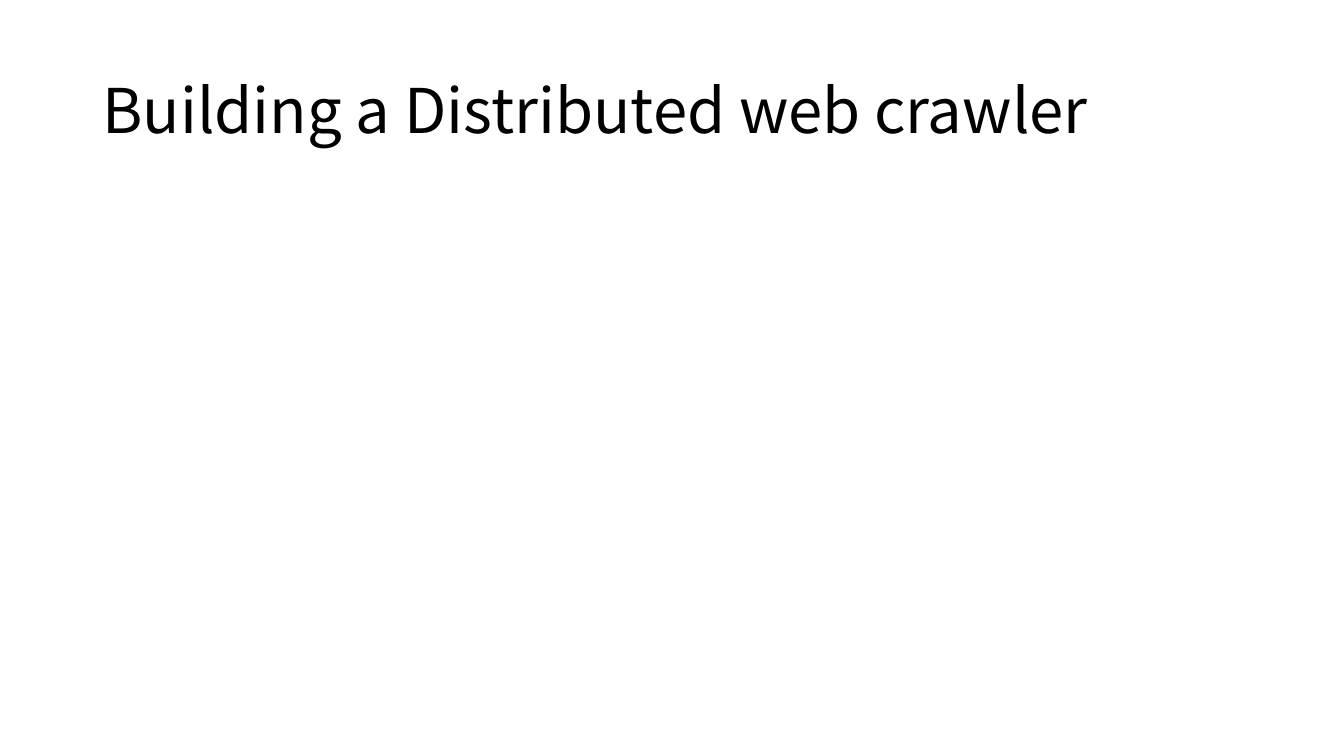
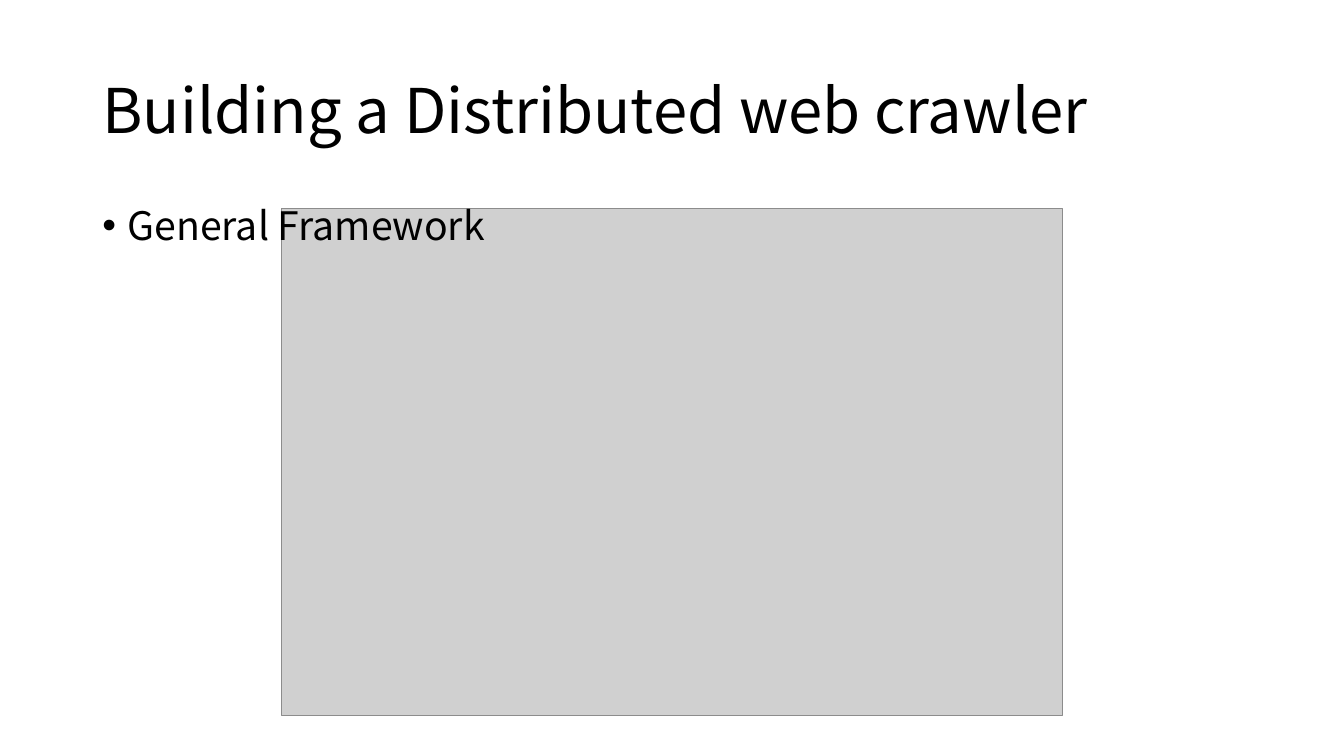
Before and after one commit to GUZiGit/INF558Group, a slide deck: slide 4 of Documents/FinalPresentation/finalPre.pptx (slide 3 before the commit). Drawn at 1344x756 pixels with LibreOffice and Linux fonts; fonts in the diff are those of the drawing; grey boxes stand for pictures. Boxes give left, top, right and bottom in pixels: in the first picture for what was removed or moved away, otherwise in the second. Text is boxed around its words. In the diff, an @@ line names an element or a change of style, - is before the commit and + after.

```diff
--- a/Documents/FinalPresentation/finalPre.pptx
+++ b/Documents/FinalPresentation/finalPre.pptx
@@ text added at [128, 200, 485, 251], 28 pt, text #000000 @@
+• General Framework
@@ picture added at [282, 209, 1063, 716] @@
```
Also in this commit, not shown: 4 other slides changed, 5 slides added, 1 other file.
